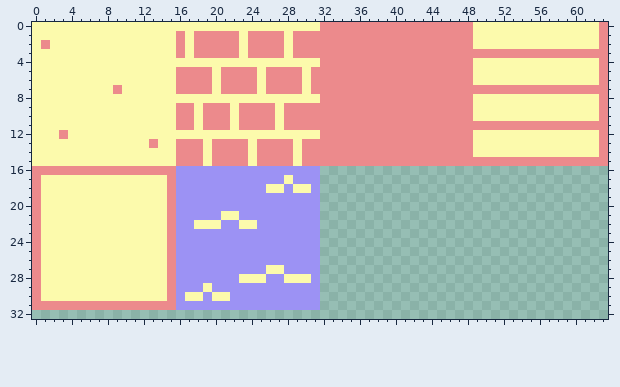
Two states of a pixel-art file, aseprite/map.aseprite. The picture above is the old version.
64x64 pixels, 1 frame. Shown: x 0..63, y 0..32.
And afterwards:
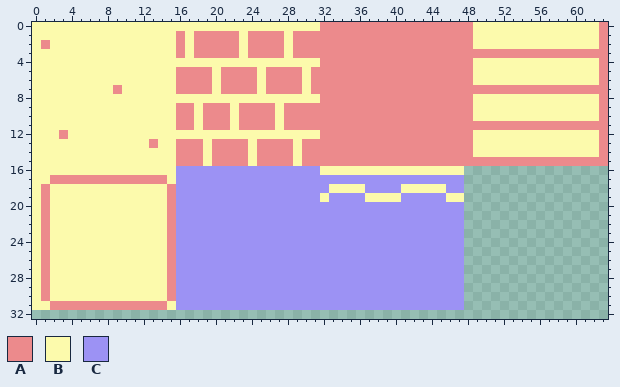
Palette (. is transparent): A #ec8a8c  B #fcfaac  C #9c92f4
Change:
@@ x 0..63 @@
 15 BBBBBBBBBBBBBBBBAAABAAAABAAAABAAAAAAAAAAAAAAAAAAAAAAAAAAAAAAAAAA
-16 AAAAAAAAAAAAAAAACCCCCCCCCCCCCCCC................................
-17 ABBBBBBBBBBBBBBACCCCCCCCCCCCBCCC................................
-18 ABBBBBBBBBBBBBBACCCCCCCCCCBBCBBC................................
-19 ABBBBBBBBBBBBBBACCCCCCCCCCCCCCCC................................
-20 ABBBBBBBBBBBBBBACCCCCCCCCCCCCCCC................................
-21 ABBBBBBBBBBBBBBACCCCCBBCCCCCCCCC................................
-22 ABBBBBBBBBBBBBBACCBBBCCBBCCCCCCC................................
-23 ABBBBBBBBBBBBBBACCCCCCCCCCCCCCCC................................
-24 ABBBBBBBBBBBBBBACCCCCCCCCCCCCCCC................................
-25 ABBBBBBBBBBBBBBACCCCCCCCCCCCCCCC................................
-26 ABBBBBBBBBBBBBBACCCCCCCCCCCCCCCC................................
-27 ABBBBBBBBBBBBBBACCCCCCCCCCBBCCCC................................
-28 ABBBBBBBBBBBBBBACCCCCCCBBBCCBBBC................................
-29 ABBBBBBBBBBBBBBACCCBCCCCCCCCCCCC................................
-30 ABBBBBBBBBBBBBBACBBCBBCCCCCCCCCC................................
-31 AAAAAAAAAAAAAAAACCCCCCCCCCCCCCCC................................
+16 BBBBBBBBBBBBBBBBCCCCCCCCCCCCCCCCBBBBBBBBBBBBBBBB................
+17 BBAAAAAAAAAAAAABCCCCCCCCCCCCCCCCCCCCCCCCCCCCCCCC................
+18 BABBBBBBBBBBBBBACCCCCCCCCCCCCCCCCBBBBCCCCBBBBBCC................
+19 BABBBBBBBBBBBBBACCCCCCCCCCCCCCCCBCCCCBBBBCCCCCBB................
+20 BABBBBBBBBBBBBBACCCCCCCCCCCCCCCCCCCCCCCCCCCCCCCC................
+21 BABBBBBBBBBBBBBACCCCCCCCCCCCCCCCCCCCCCCCCCCCCCCC................
+22 BABBBBBBBBBBBBBACCCCCCCCCCCCCCCCCCCCCCCCCCCCCCCC................
+23 BABBBBBBBBBBBBBACCCCCCCCCCCCCCCCCCCCCCCCCCCCCCCC................
+24 BABBBBBBBBBBBBBACCCCCCCCCCCCCCCCCCCCCCCCCCCCCCCC................
+25 BABBBBBBBBBBBBBACCCCCCCCCCCCCCCCCCCCCCCCCCCCCCCC................
+26 BABBBBBBBBBBBBBACCCCCCCCCCCCCCCCCCCCCCCCCCCCCCCC................
+27 BABBBBBBBBBBBBBACCCCCCCCCCCCCCCCCCCCCCCCCCCCCCCC................
+28 BABBBBBBBBBBBBBACCCCCCCCCCCCCCCCCCCCCCCCCCCCCCCC................
+29 BABBBBBBBBBBBBBACCCCCCCCCCCCCCCCCCCCCCCCCCCCCCCC................
+30 BABBBBBBBBBBBBBACCCCCCCCCCCCCCCCCCCCCCCCCCCCCCCC................
+31 BBAAAAAAAAAAAAABCCCCCCCCCCCCCCCCCCCCCCCCCCCCCCCC................
 32 ................................................................
Where, in picture pixels (left, top, right, bottom), the same in both pictures:
changed: (32, 166, 464, 310)
